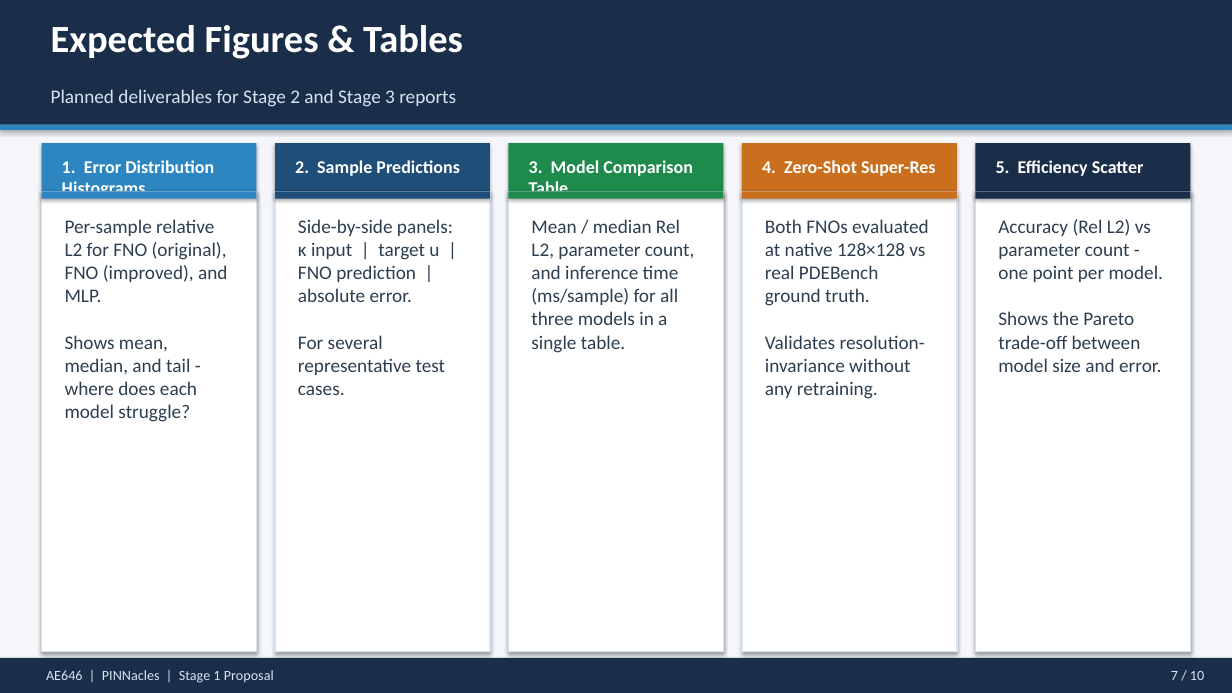
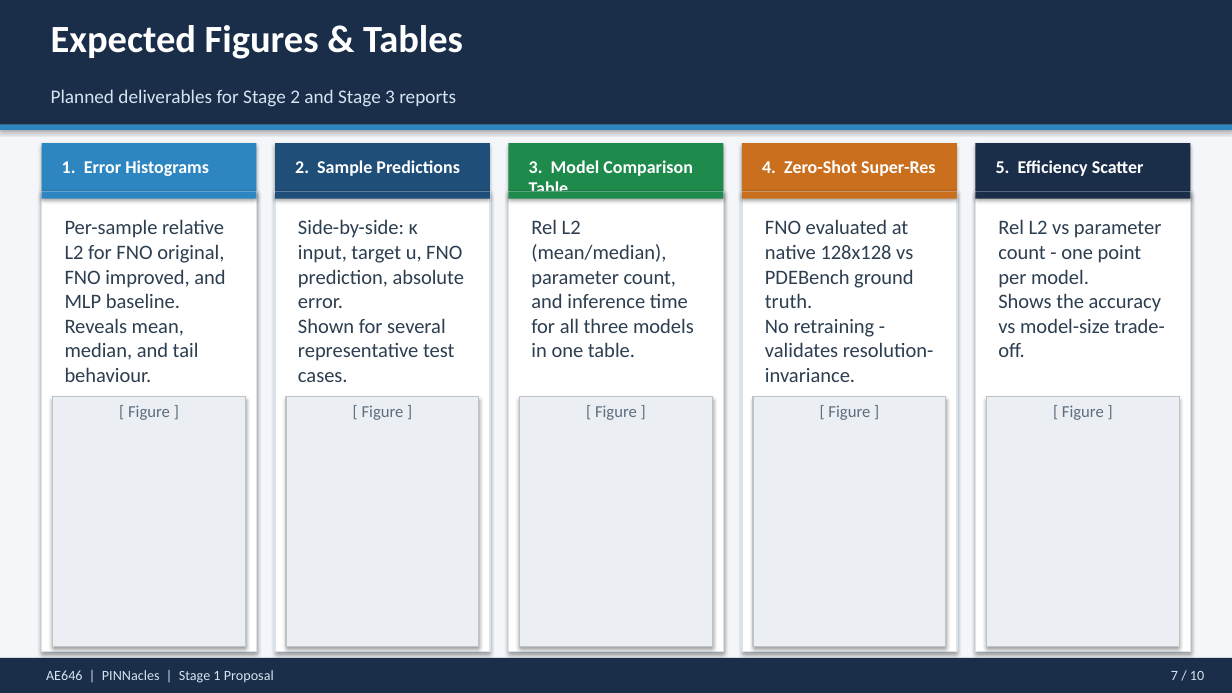
Before and after one commit to ARYAMANN7279/AE646-PINNacles, a slide deck: slide 7 of docs/PINNacles_Stage1_Presentation.pptx. Drawn at 1232x693 pixels with LibreOffice and Linux fonts; fonts in the diff are those of the drawing. Boxes give left, top, right and bottom in pixels: in the first picture for what was removed or moved away, otherwise in the second. Text is boxed around its words. In the diff, an @@ line names an element or a change of style, - is before the commit and + after.

```diff
--- a/docs/PINNacles_Stage1_Presentation.pptx
+++ b/docs/PINNacles_Stage1_Presentation.pptx
@@ text at [62,160,209,176]: text changed @@
-1. Error Distribution Histograms
+1. Error Histograms
@@ text at [65,219,225,382]: text changed; size 15 to 16 pt @@
-Per-sample relative L2 for FNO (original), FNO (improved), and MLP.
-Shows mean, median, and tail - where does each model struggle?
+Per-sample relative L2 for FNO original, FNO improved, and MLP baseline.
+Reveals mean, median, and tail behaviour.
@@ text at [298,219,464,382]: text changed; size 15 to 16 pt @@
-Side-by-side panels:
-κ input | target u | FNO prediction | absolute error.
-For several representative test cases.
+Side-by-side: κ input, target u, FNO prediction, absolute error.
+Shown for several representative test cases.
@@ text at [531,219,694,357]: text changed; size 15 to 16 pt @@
-Mean / median Rel L2, parameter count, and inference time (ms/sample) for all three models in a single table.
+Rel L2 (mean/median), parameter count, and inference time for all three models in one table.
@@ text at [765,219,934,382]: text changed; size 15 to 16 pt @@
-Both FNOs evaluated at native 128×128 vs real PDEBench ground truth.
-Validates resolution-invariance without any retraining.
+FNO evaluated at native 128x128 vs PDEBench ground truth.
+No retraining - validates resolution-invariance.
@@ text at [998,219,1165,357]: text changed; size 15 to 16 pt @@
-Accuracy (Rel L2) vs parameter count - one point per model.
-Shows the Pareto trade-off between model size and error.
+Rel L2 vs parameter count - one point per model.
+Shows the accuracy vs model-size trade-off.
@@ rectangle added at [53,396,246,647], fill #EBEEF2, outline #BDC3C7 1 pt @@
@@ text added at [128,405,170,420], 13 pt, text #5D6D7E @@
+[ Figure ]
@@ rectangle added at [287,396,480,647], fill #EBEEF2, outline #BDC3C7 1 pt @@
@@ text added at [362,405,404,420], 13 pt, text #5D6D7E @@
+[ Figure ]
@@ rectangle added at [519,396,713,647], fill #EBEEF2, outline #BDC3C7 1 pt @@
@@ text added at [595,405,637,420], 13 pt, text #5D6D7E @@
+[ Figure ]
@@ rectangle added at [753,396,946,647], fill #EBEEF2, outline #BDC3C7 1 pt @@
@@ text added at [828,405,870,420], 13 pt, text #5D6D7E @@
+[ Figure ]
@@ rectangle added at [986,396,1179,647], fill #EBEEF2, outline #BDC3C7 1 pt @@
@@ text added at [1062,405,1104,420], 13 pt, text #5D6D7E @@
+[ Figure ]
```
Also in this commit, not shown: 2 other files.
